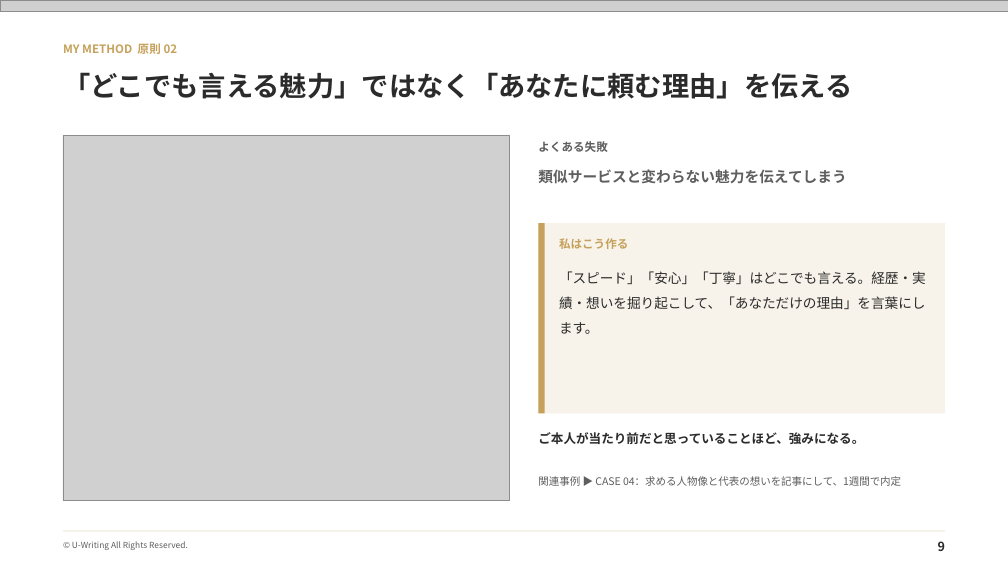
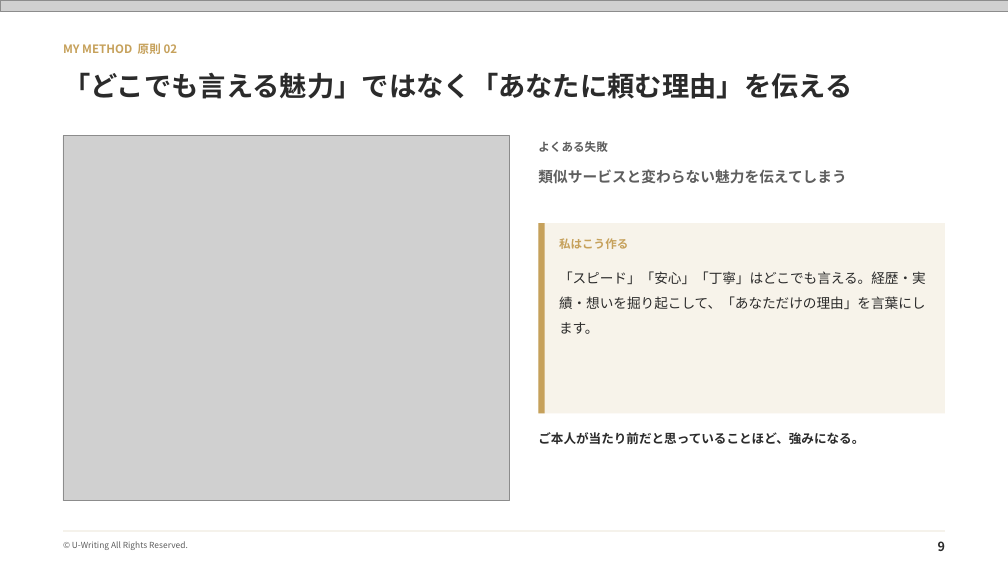
Before and after one commit to coderyu8-ship-it/claude-code-project, a slide deck: slide 9 of sales/U-writing_sales_v5.pptx. Drawn at 1008x567 pixels with LibreOffice and Linux fonts; fonts in the diff are those of the drawing; grey boxes stand for pictures. Boxes give left, top, right and bottom in pixels: in the first picture for what was removed or moved away, otherwise in the second. Text is boxed around its words. In the diff, an @@ line names an element or a change of style, - is before the commit and + after.

```diff
--- a/sales/U-writing_sales_v5.pptx
+++ b/sales/U-writing_sales_v5.pptx
@@ text removed at (538, 476, 901, 486) @@
-関連事例 ▶ CASE 04：求める人物像と代表の想いを記事にして、1週間で内定
```
Also in this commit, not shown: 4 other slides changed, 1 slide removed, 3 other files.
